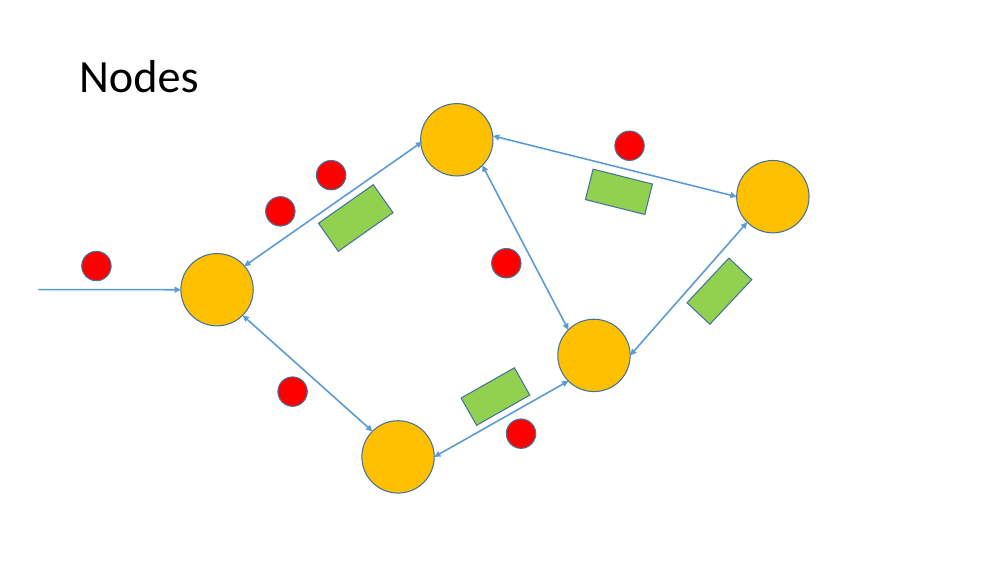
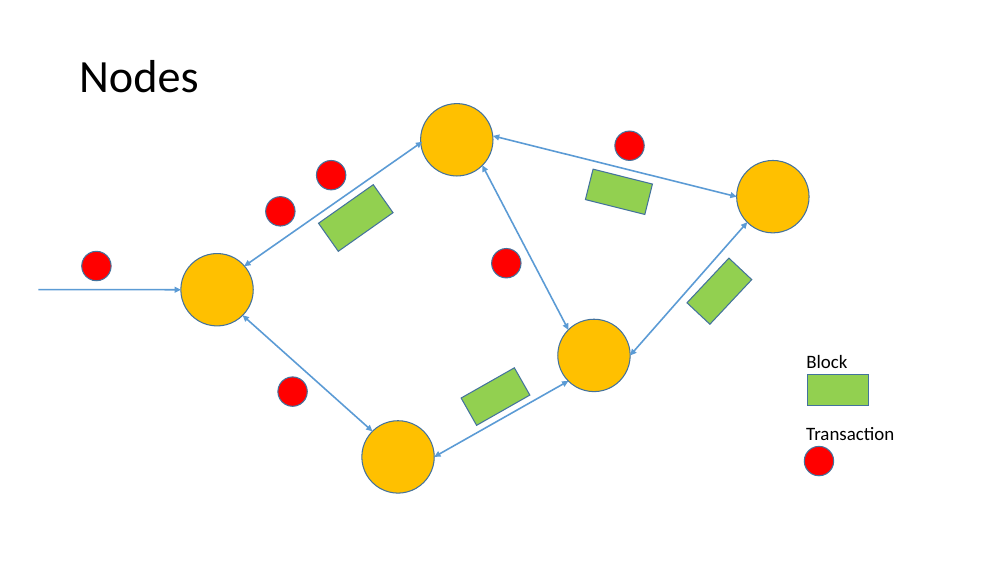
Before and after one commit to ajlopez/Talks, a slide deck: slide 6 of ConnBlockchains/images/BlockchainImages.pptx. Drawn at 1008x567 pixels with LibreOffice and Linux fonts; fonts in the diff are those of the drawing. Boxes give left, top, right and bottom in pixels: in the first picture for what was removed or moved away, otherwise in the second. Text is boxed around its words. In the diff, an @@ line names an element or a change of style, - is before the commit and + after.

Commit message:
New images

```diff
--- a/ConnBlockchains/images/BlockchainImages.pptx
+++ b/ConnBlockchains/images/BlockchainImages.pptx
@@ text added at box(806, 355, 847, 368), 18 pt, text #000000 @@
+Block
@@ rectangle added at box(808, 374, 869, 406), fill #92D050, outline #43739E 1 pt @@
@@ ellipse: place and size @@
-ellipse at box(507, 419, 536, 448)
+ellipse at box(805, 446, 834, 476)
@@ text added at box(806, 427, 894, 440), 18 pt, text #000000 @@
+Transaction
```
